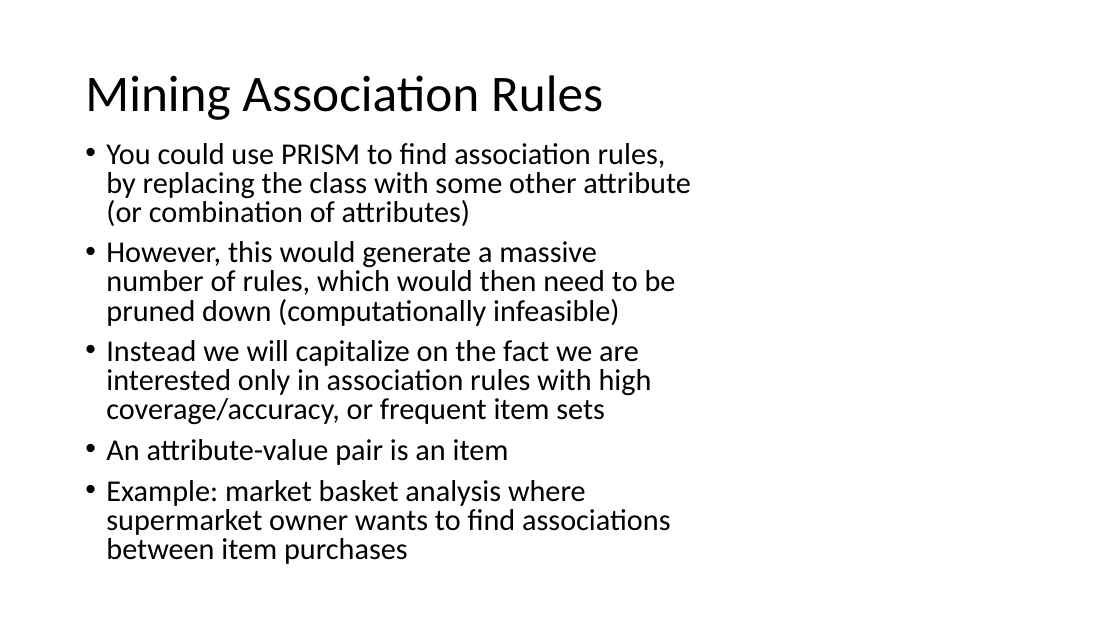
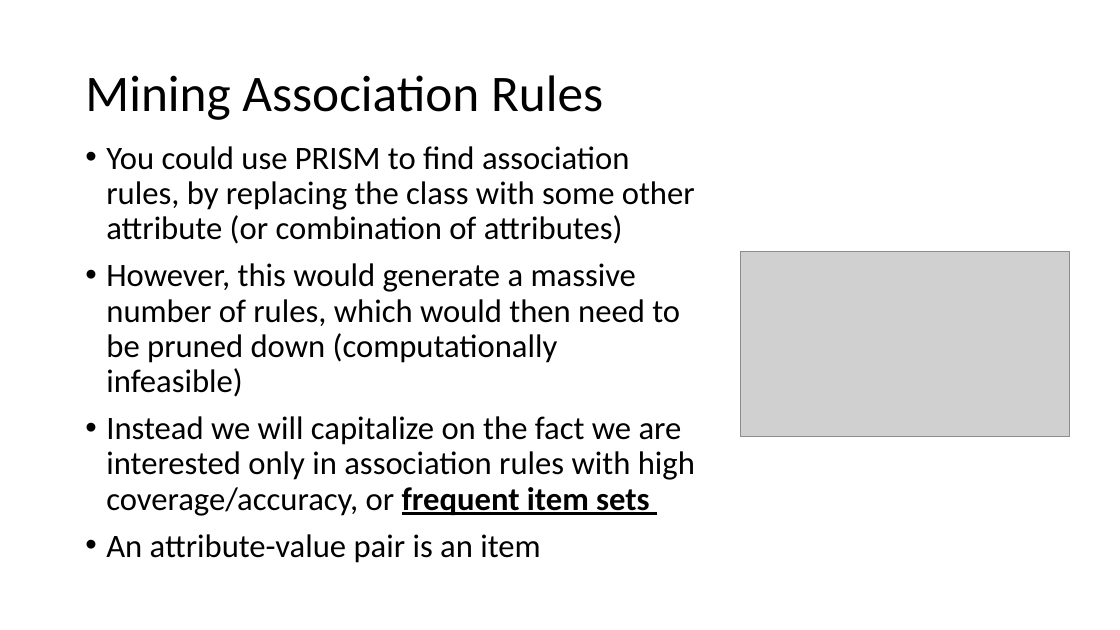
Before and after one commit to russellu/cs405, a slide deck: slide 11 of Lecture_06.pptx. Drawn at 1120x630 pixels with LibreOffice and Linux fonts; fonts in the diff are those of the drawing; grey boxes stand for pictures. Boxes give left, top, right and bottom in pixels: in the first picture for what was removed or moved away, otherwise in the second. Text is boxed around its words. In the diff, an @@ line names an element or a change of style, - is before the commit and + after.

```diff
--- a/Lecture_06.pptx
+++ b/Lecture_06.pptx
@@ text "You could use PRISM to ..." at [106, 146, 695, 563]: size 25.9 to 28 pt; bold on, underline on in "frequent item sets"; line spacing 0.8 to 0.9 @@
@@ picture added at [741, 252, 1070, 437] @@
@@ text at [106, 480, 670, 564]: paragraph removed @@
-• Example: market basket analysis where supermarket owner wants to find associations between item purchases
```
Also in this commit, not shown: 13 other slides changed, 1 slide added, 3 other files.
